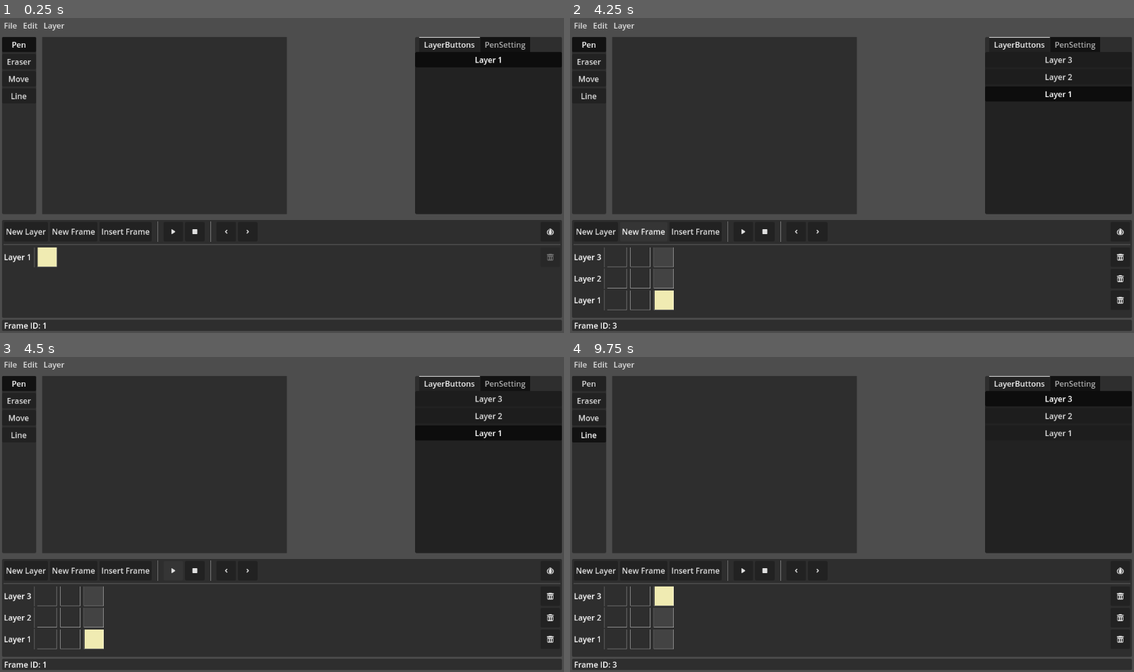
Above: before the commit, frames 1-4 (two rows, left to right).
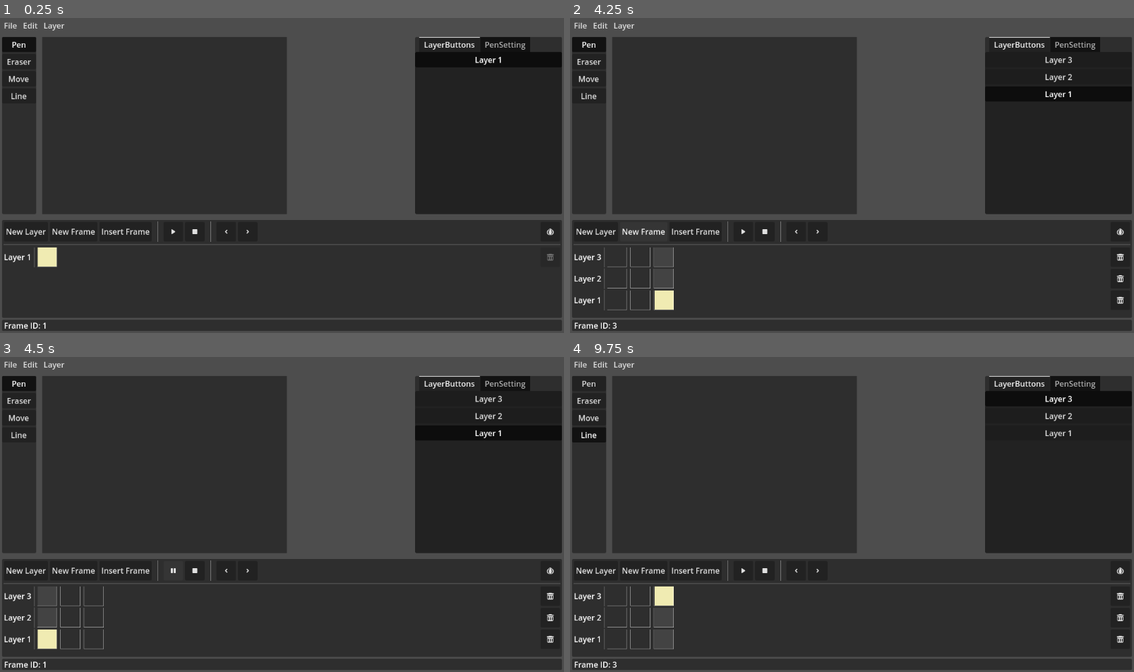
Above: after the commit, the same moments.

Repository: LaoDie1/godot-animation-board
Game: Godot game, scene res://src/main/main.tscn
Same seed, same stepped clock (60 frames per second), same inputs: the game is played once before the commit and once after it.
Inputs (mouse positions are in pixels of both pictures, inside the frame that each line leads up to):
- Up to frame 1 (0.25 s): no input
- Up to frame 2 (4.25 s): click (767, 232) at 0.5 s; click "New Layer" at 1.25 s; click "New Layer" at 2 s; click "New Frame" at 2.75 s; click "New Frame" at 3.5 s
- Up to frame 3 (4.5 s): click (174, 571) at 4.25 s
- Up to frame 4 (9.75 s): click (744, 571) at 5 s; click (818, 571) at 5.75 s; click (818, 571) at 6.5 s; click "Pen" at 7.25 s; click "Move" at 8 s; click "Line" at 8.75 s; click "Layer 3" at 9.5 s

Frames 1-2 are identical in both runs. In frame 3, 0.4% of the frame differs, in the area x 6-32%, y 67-93%; in frame 4, nothing differs.

Commit message:
更新功能

Diff:
--- a/src/config/property_name.gd
+++ b/src/config/property_name.gd
@@ -20,8 +20,10 @@
 # 工具数据
 class TOOL:
 	static var CURRENT # 当前工具
-	static var PEN
-	static var ONIONSKIN # 洋葱皮
+	static var ONIONSKIN # 洋葱皮是否启用
+
+	static var PEN # 工具名称
+
 
 # 钢笔工具
 class PEN:
--- a/src/main/image_layer_timeline/image_layer_timeline.gd
+++ b/src/main/image_layer_timeline/image_layer_timeline.gd
@@ -16,6 +16,10 @@
 	PAUSE = 0, ## 暂停
 	PLAY_BACKWARD = 1, ## 向后播放
 }
+
+
+signal play_state_changed(state)
+
 
 ## 时间线上显示的帧进行偏移偏移
 @export var offset_frame: int :
@@ -33,13 +37,22 @@
 @onready var frame_track_item_template: HBoxContainer = %FrameTrackItemTemplate
 @onready var frame_track_container: VBoxContainer = %FrameTrackContainer
 @onready var buttons_container: HBoxContainer = %ButtonsContainer
+@onready var play_button: Button = %Play
 
 var _coords_to_images : Dictionary = {}
 var _layer_id_to_frame_track : Dictionary = {}
 var _play_status : int = PAUSE:
 	set(v):
-		_play_status = clampi(v, PLAY_FORWARD, PLAY_BACKWARD)
-		set_process(_play_status != PAUSE)
+		var state = clampi(v, PLAY_FORWARD, PLAY_BACKWARD)
+		if _play_status != state:
+			_play_status = state
+			set_process(_play_status != PAUSE)
+			play_state_changed.emit(_play_status)
+			if _play_status == PAUSE:
+				play_button.icon = theme.get("EditorIcons/icons/Play")
+			else:
+				play_button.icon = theme.get("EditorIcons/icons/Pause")
+
 var _play_time : float = 0.0
 
 
@@ -78,6 +91,12 @@
 		func():
 			for layer_id in ProjectData.get_layer_ids():
 				get_frame_track(layer_id).queue_redraw()
+	)
+	ProjectData.frame_changed.connect(
+		func(last_frame_id, frame_id):
+			for layer_id in ProjectData.get_layer_ids():
+				var frame_track = get_frame_track(layer_id)
+				frame_track.queue_redraw()
 	)
 
 
@@ -175,13 +194,19 @@
 	ProjectData.menu_insert_frame()
 
 
+var _played_frame_point : int = -1
 func _on_play_pressed() -> void:
 	if ProjectData.get_frame_count() > 1:
 		if _play_status == PAUSE:
 			_play_status = PLAY_BACKWARD
+			_played_frame_point = ProjectData.get_current_frame_point()
 		else:
 			_play_status = PAUSE
 
 
 func _on_stop_pressed() -> void:
 	pass # Replace with function body.
+	if _played_frame_point != -1:
+		ProjectData.update_current_frame_by_point(_played_frame_point)
+		_played_frame_point = -1
+		_play_status = PAUSE
--- a/src/main/image_layer_timeline/image_layer_timeline.tscn
+++ b/src/main/image_layer_timeline/image_layer_timeline.tscn
@@ -256,6 +256,7 @@
 theme_override_constants/separation = 16
 
 [node name="Play" type="Button" parent="MarginContainer/VBoxContainer/ButtonsContainer"]
+unique_name_in_owner = true
 custom_minimum_size = Vector2(40, 40)
 layout_mode = 2
 focus_mode = 0
--- a/src/main/main.gd
+++ b/src/main/main.gd
@@ -120,3 +120,13 @@
 
 		_:
 			printerr("没有实现功能：", menu_path)
+
+
+func _on_image_layer_timeline_play_state_changed(state: Variant) -> void:
+	match state:
+		ImageLayerTimeline.PLAY_BACKWARD, \
+		ImageLayerTimeline.PLAY_FORWARD:
+			canvas_container.onionskin.visible = false
+
+		ImageLayerTimeline.PAUSE:
+			canvas_container.onionskin.visible = ProjectData.get_config(PropertyName.TOOL.ONIONSKIN, false)
--- a/src/main/main.tscn
+++ b/src/main/main.tscn
@@ -170,3 +170,4 @@
 layout_mode = 2
 
 [connection signal="menu_pressed" from="MarginContainer/VBoxContainer/SimpleMenu" to="." method="_on_simple_menu_menu_pressed"]
+[connection signal="play_state_changed" from="MarginContainer/VBoxContainer/VSplitContainer/ImageLayerTimeline" to="." method="_on_image_layer_timeline_play_state_changed"]
